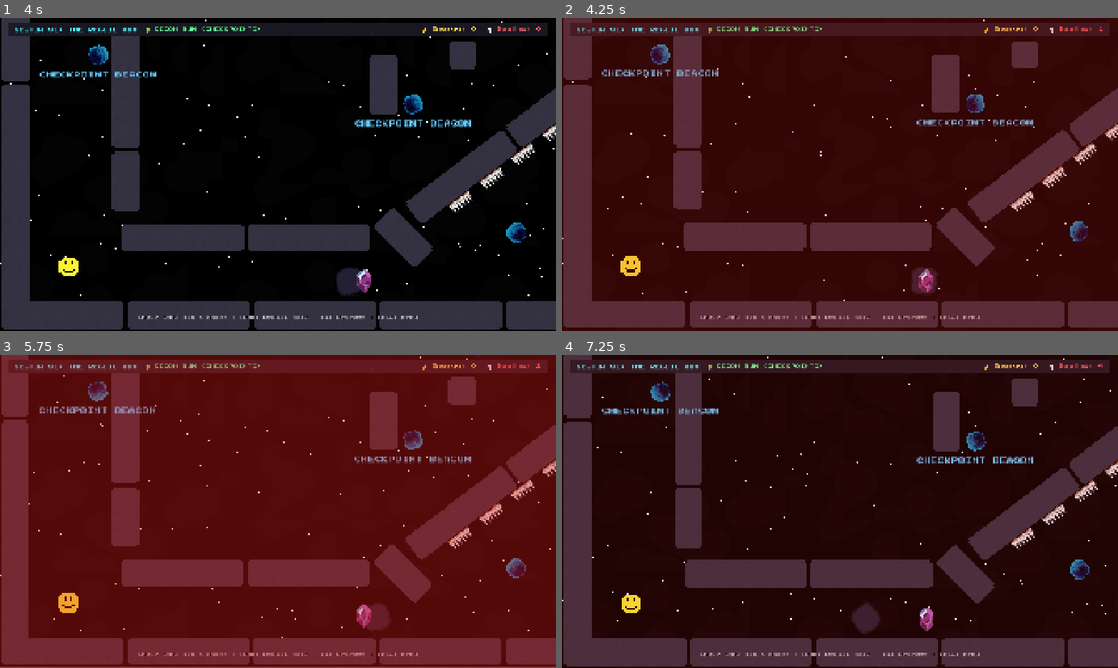
Above: before the commit, frames 1-4 (two rows, left to right).
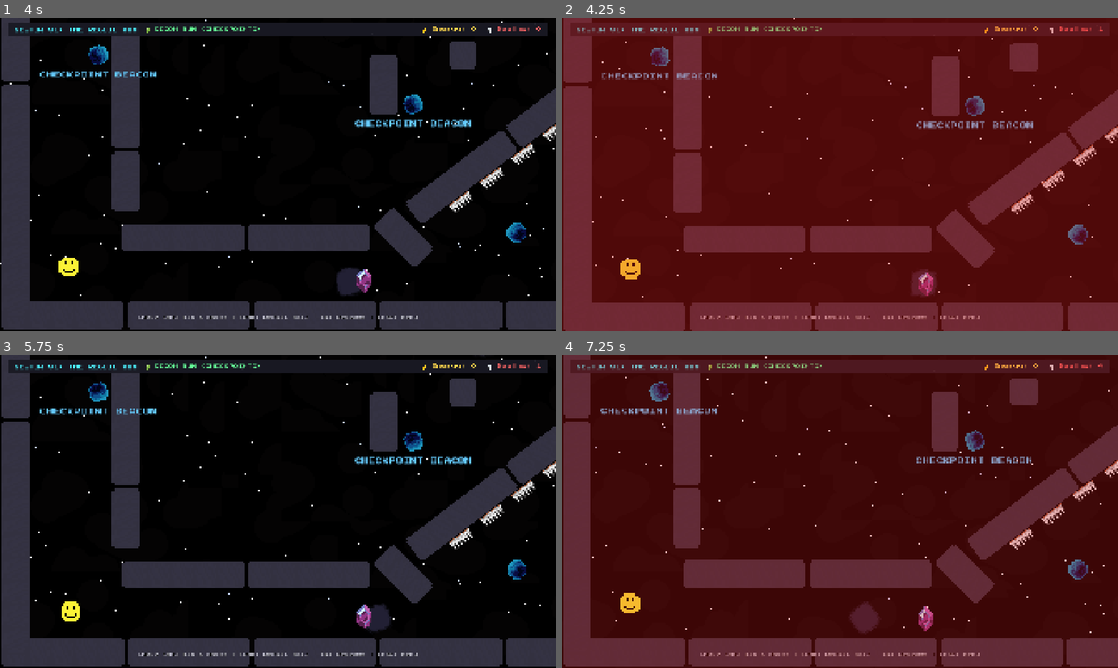
Above: after the commit, the same moments.

Repository: YuvalArchit04/Haven_Project
Game: Godot game, scene res://main_menu.tscn
Two runs of this game, one before a commit and one after it. Both use one fixed random seed, a clock stepped at 60 frames per second and the inputs below. Video files are missing from this copy of the repository; at most half a second of black plays in their place. Sound files missing from this copy of the repository are replaced by a short silence.
Inputs (mouse positions are in pixels of both pictures, inside the frame that each line leads up to):
- Up to frame 1 (4 s): click "START" at 0.5 s; click "START" at 1.25 s; click "EASY (CHECKPOINTS)" at 2 s; tap Enter at 2.75 s; move the mouse to (400, 158) at 2.77 s; hold Right mouse button (recall) 2.78-3.53 s; click (400, 158) at 3.05 s; move the mouse to (166, 190) at 3.52 s; click (166, 190) at 3.6 s; right-click (166, 190) at 3.8 s
- Up to frame 2 (4.25 s): no input
- Up to frame 3 (5.75 s): move the mouse to (333, 442) at 4.27 s; hold Right mouse button (recall) 4.28-5.03 s; click (333, 442) at 4.55 s; move the mouse to (250, 574) at 5.02 s; click (250, 574) at 5.1 s; right-click (250, 574) at 5.3 s
- Up to frame 4 (7.25 s): move the mouse to (1006, 558) at 5.77 s; press the mouse at (1006, 558) at 5.78 s; tap R at 5.85 s; move the mouse to (673, 464) at 6.52 s; release the mouse at (673, 464) at 6.53 s; right-click (673, 464) at 6.6 s

Frame 1 is identical in both runs. In frame 2, 76% of the frame differs, in the area x 0-100%, y 0-100%; in frame 3, 100%; in frame 4, 74%.

Commit message:
Final Polishing(screen shake, ugly border removal, etc)

Diff:
--- a/ball.gd
+++ b/ball.gd
@@ -109,7 +109,7 @@
 
 			if throw_timer <= 0.0 and (dist <= catch_radius or dist <= step_move.length() + 8.0):
 				var impact_dir = dir if dir != Vector2.ZERO else Vector2.DOWN
-				player.velocity = impact_dir * recall_speed * dash_multiplier
+				var target_player = player
 
 				velocity = Vector2.ZERO
 				visible = false
@@ -117,6 +117,18 @@
 				if col:
 					col.disabled = true
 				current_state = State.READY
+
+				# 0.1s hit-stop delay before motion starts
+				if target_player:
+					target_player.velocity = Vector2.ZERO
+					var timer = get_tree().create_timer(0.1)
+					timer.timeout.connect(func():
+						if target_player:
+							target_player.velocity = impact_dir * recall_speed * dash_multiplier
+							var game = target_player.get_parent()
+							if game and game.has_method("add_trauma"):
+								game.add_trauma(0.25)
+					)
 			else:
 				var collision = move_and_collide(step_move)
 				if collision:
